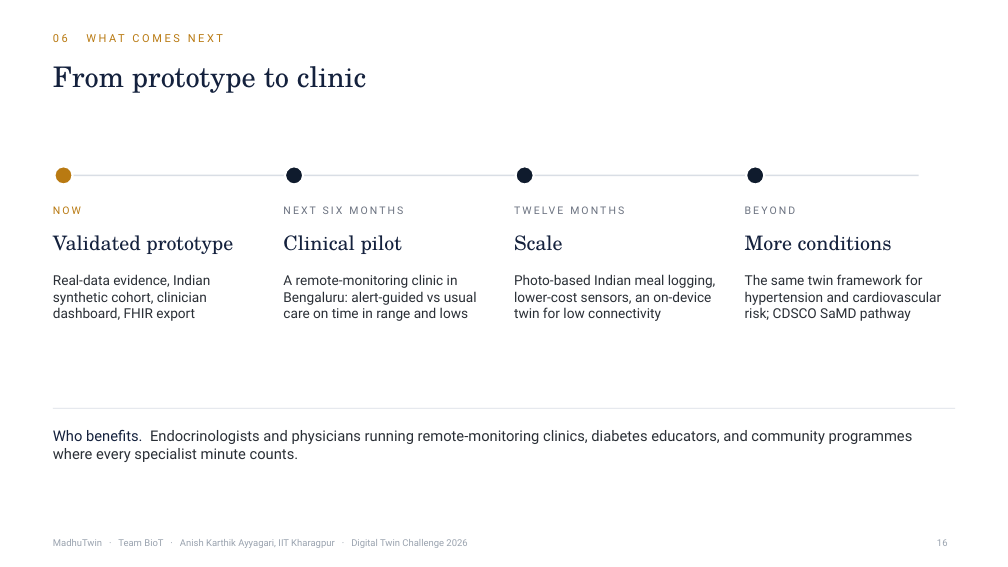
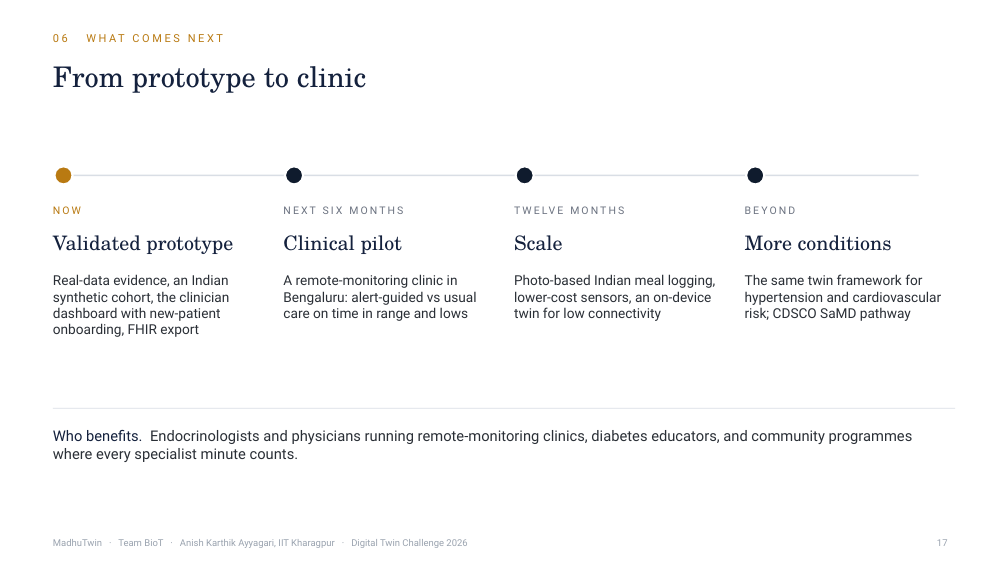
Before and after one commit to Realmer01/BioT_IIT_Kharagpur, a slide deck: slide 17 of docs/Presentation.pptx (slide 16 before the commit). Drawn at 1008x567 pixels with LibreOffice and Linux fonts; fonts in the diff are those of the drawing. Boxes give left, top, right and bottom in pixels: in the first picture for what was removed or moved away, otherwise in the second. Text is boxed around its words. In the diff, an @@ line names an element or a change of style, - is before the commit and + after.

Commit message:
Add new-patient onboarding to the presentation and architecture
- New slide: a new patient's twin built from a CSV upload, with the
  sample's personalisation result
- Roadmap and architecture diagram list onboarding; the CSV path is shown
  as an input to the live streams

```diff
--- a/docs/Presentation.pptx
+++ b/docs/Presentation.pptx
@@ text at box(53, 274, 229, 337): text changed @@
-Real-data evidence, Indian synthetic cohort, clinician dashboard, FHIR export
+Real-data evidence, an Indian synthetic cohort, the clinician dashboard with new-patient onboarding, FHIR export
@@ page number at box(937, 539, 948, 546): text changed @@
-16
+17
```
Also in this commit, not shown: 3 other slides changed, 1 slide added, 4 other files.
